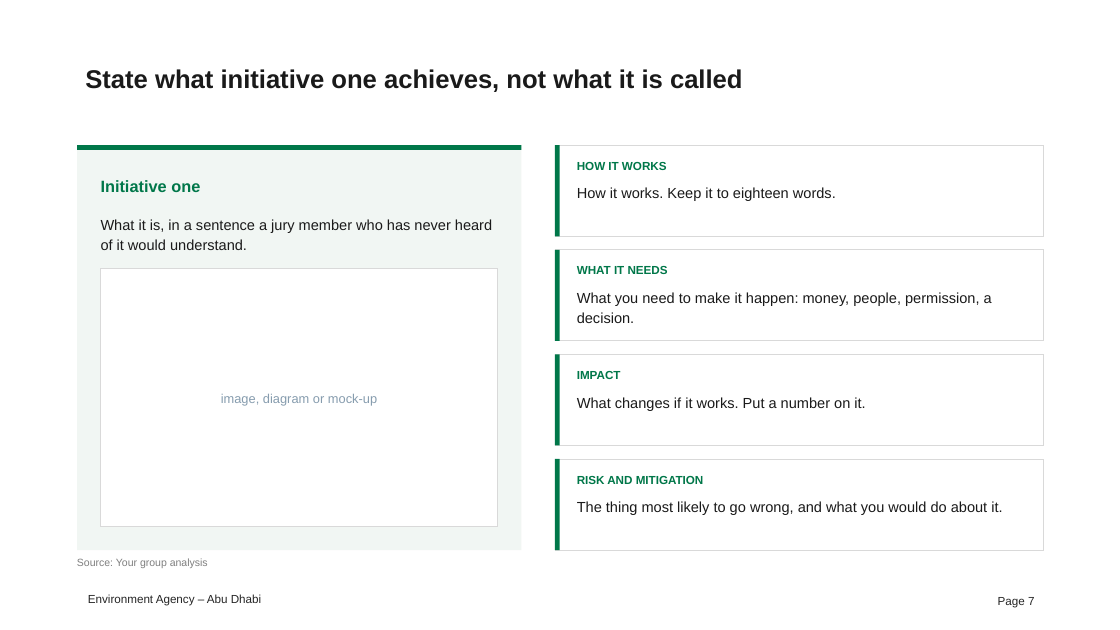
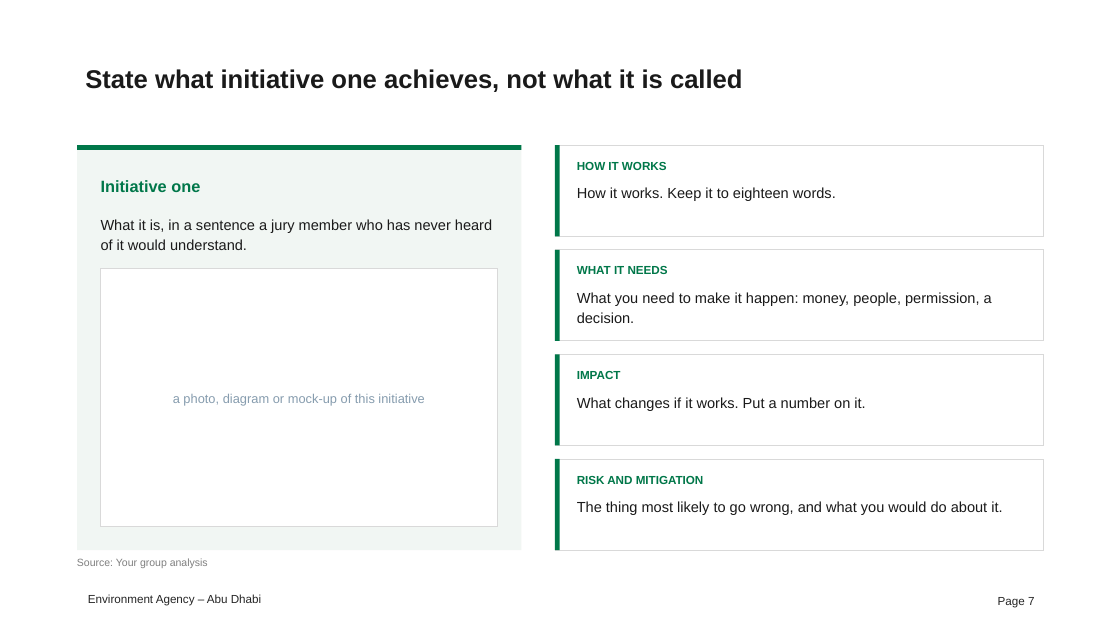
Before and after one commit to simonedoro/EAD_Presentation-development, a slide deck: slide 7 of starter-decks/02 Air quality - starter deck.pptx. Drawn at 1120x630 pixels with LibreOffice and Linux fonts; fonts in the diff are those of the drawing; background and template pictures are left out. Boxes give left, top, right and bottom in pixels: in the first picture for what was removed or moved away, otherwise in the second. Text is boxed around its words. In the diff, an @@ line names an element or a change of style, - is before the commit and + after.

```diff
--- a/starter-decks/02 Air quality - starter deck.pptx
+++ b/starter-decks/02 Air quality - starter deck.pptx
@@ text at (x1=173, y1=394, x2=424, y2=406): text changed @@
-image, diagram or mock-up
+a photo, diagram or mock-up of this initiative
```
Also in this commit, not shown: 4 other slides changed, 1 slide added, 1 slide removed, 21 other files.
